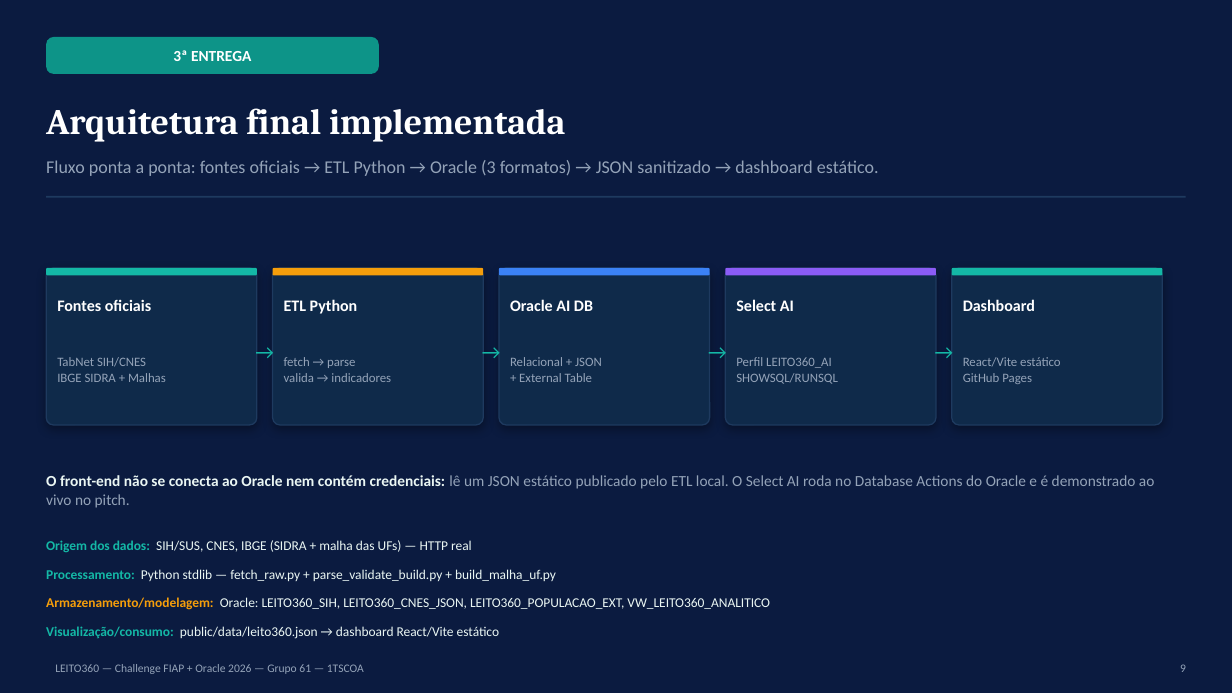
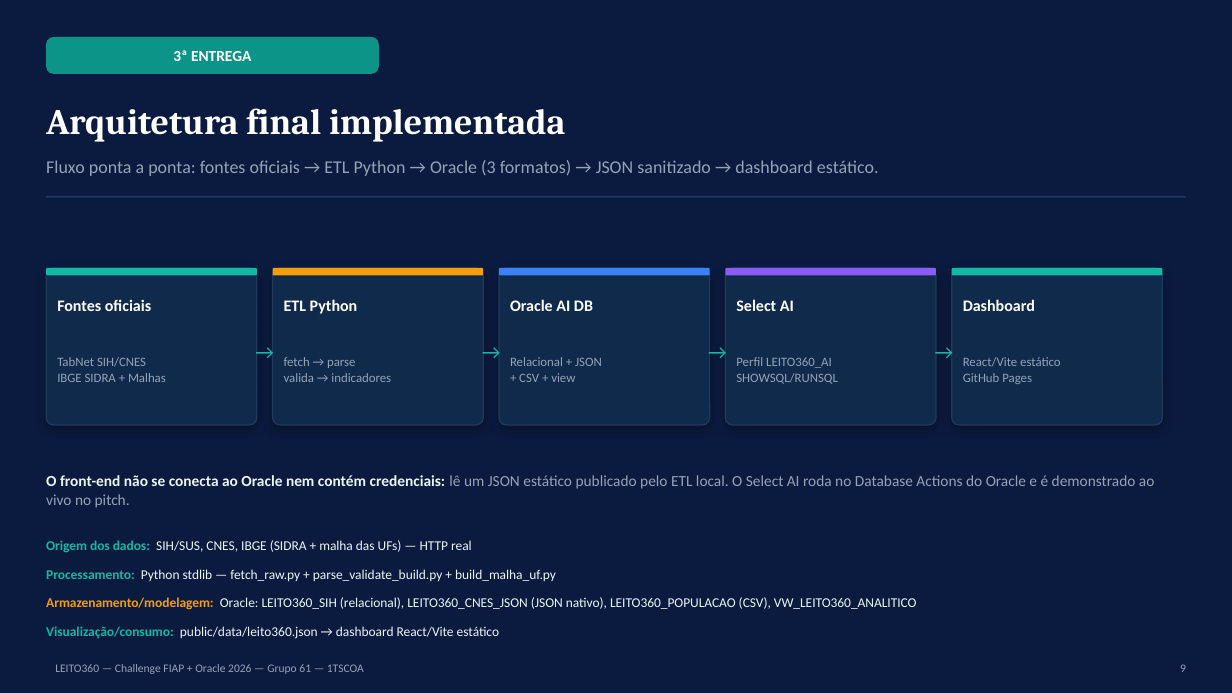
Before and after one commit to gabriellive1817-stack/Leito_360, a slide deck: slide 9 of EC_Sprint_2_1TSCOA_EvidenciasConstrucao_LEITO360_GRUPO61.pptx. Drawn at 1232x693 pixels with LibreOffice and Linux fonts; fonts in the diff are those of the drawing. Boxes give left, top, right and bottom in pixels: in the first picture for what was removed or moved away, otherwise in the second. Text is boxed around its words. In the diff, an @@ line names an element or a change of style, - is before the commit and + after.

```diff
--- a/EC_Sprint_2_1TSCOA_EvidenciasConstrucao_LEITO360_GRUPO61.pptx
+++ b/EC_Sprint_2_1TSCOA_EvidenciasConstrucao_LEITO360_GRUPO61.pptx
@@ text at (519,373,575,382): text changed @@
-+ External Table
++ CSV + view
@@ text at (46,597,917,610): text changed @@
-Armazenamento/modelagem: Oracle: LEITO360_SIH, LEITO360_CNES_JSON, LEITO360_POPULACAO_EXT, VW_LEITO360_ANALITICO
+Armazenamento/modelagem: Oracle: LEITO360_SIH (relacional), LEITO360_CNES_JSON (JSON nativo), LEITO360_POPULACAO (CSV), VW_LEITO360_ANALITICO
```
Also in this commit, not shown: 4 other slides changed, 3 other files.
